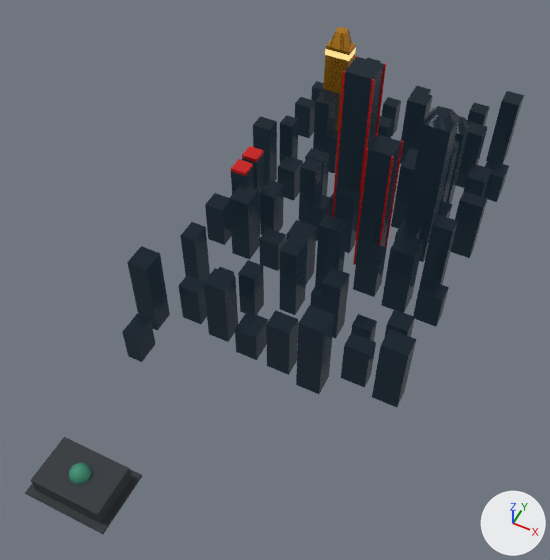
What one commit did to the glTF model public/models/hangang/yeouido-landmarks.glb.
The view is the same before and after, from a 50 mm lens placed at (1241.0, -847.0, 987.0), pointed at (889.0, -142.0, 107.0). Every picture has the same lights, and +X, +Y and +Z are marked at lower right. The older version comes first. Where no turn or scale is listed for an object, it has been applied to the vertices. Vertices at exactly the same position are counted once.
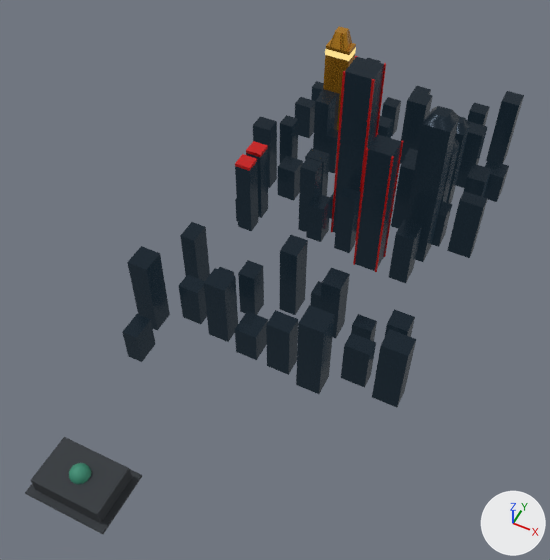
Changed parts and their boxes (x1, y1, x2, y2) in the pictures (550 x 560 px):
'Mesh_24', moved
    before: (231, 167, 254, 194)
    after: (235, 162, 258, 231)
'Mesh_22', moved
    before: (242, 153, 264, 202)
    after: (246, 149, 268, 218)
'Mesh_25', moved
    before: (231, 159, 253, 176)
    after: (235, 154, 257, 171)
'Mesh_23', moved
    before: (242, 146, 264, 162)
    after: (246, 141, 268, 157)
part 1 of me_mesh_26, deleted
    before: (205, 180, 458, 326)

The edits, one by one:
me_mesh_26 is used by ob_mesh_26; location (0.0, 0.0, 0.0).
me_mesh_26 had 520 vertices, 780 faces and spanned x 687.0..1136.0, y -307.0..462.0, z 0.0..159.0.
me_mesh_26 now has 440 vertices, 660 faces and spans x 687.0..1136.0, y -307.0..462.0, z 0.0..159.0.
me_mesh_26 part 1: 10 loose pieces with 80 vertices, spanning x 693.0..1130.0, y -50.0..70.0, z 0.0..158.0, are deleted.
Object 'Mesh_22' (ob_mesh_22) moves from (740.0, 70.0, 72.0) to (740.0, 85.0, 72.0).
Object 'Mesh_23' (ob_mesh_23) moves from (740.0, 70.0, 147.0) to (740.0, 85.0, 147.0).
Object 'Mesh_24' (ob_mesh_24) moves from (740.0, 30.0, 72.0) to (740.0, 45.0, 72.0).
Object 'Mesh_25' (ob_mesh_25) moves from (740.0, 30.0, 147.0) to (740.0, 45.0, 147.0).
